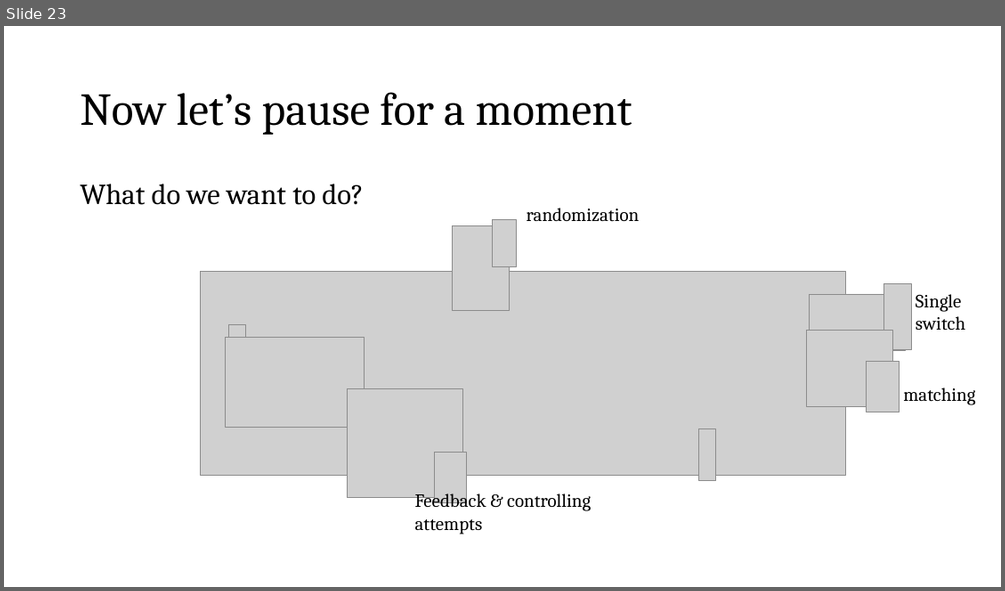
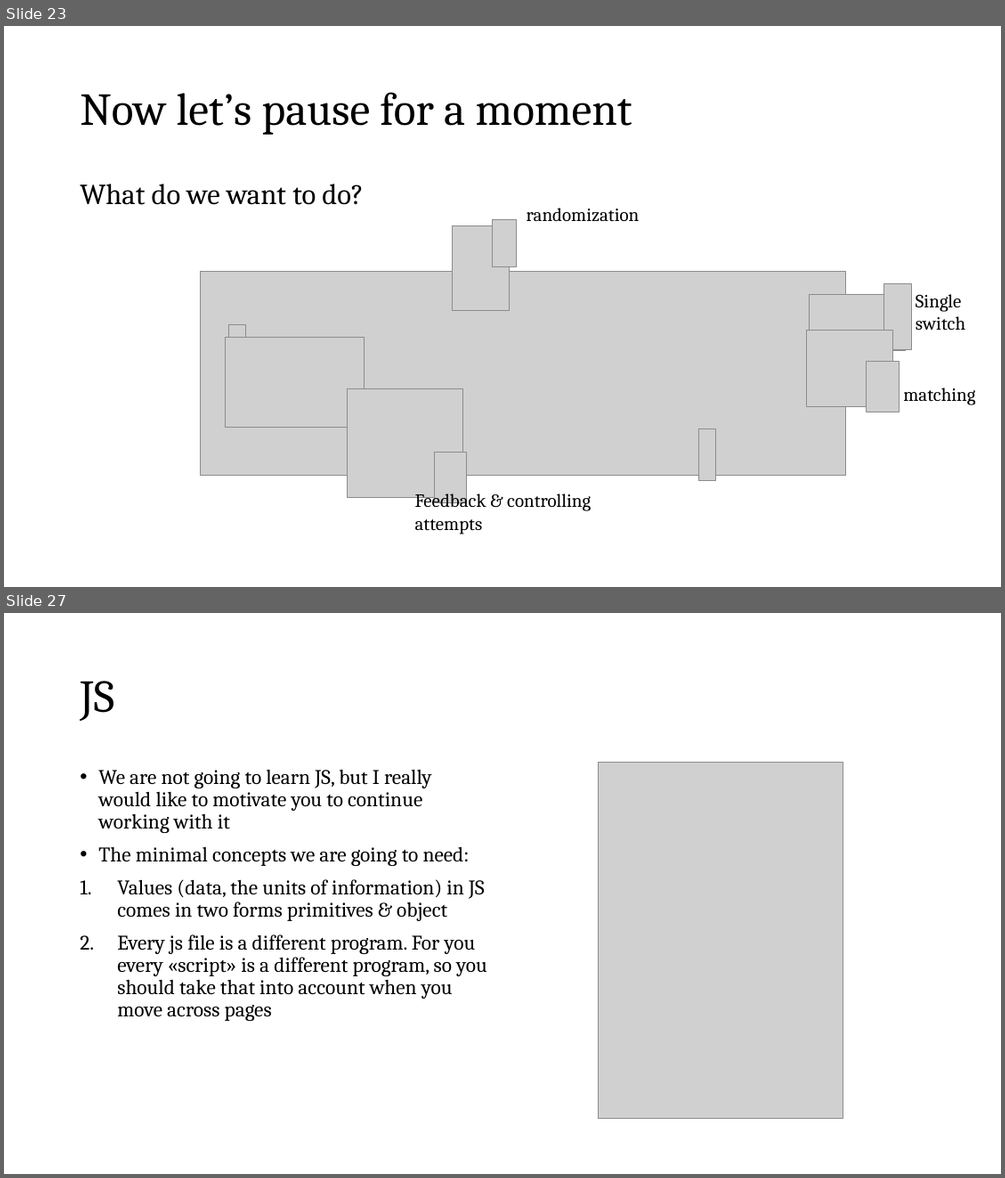
Before and after one commit to fbogliacino/labjsCourse, a slide deck: slides/Slides Labjs.pptx. Shown one above the other, each under a label of ours: slide 23 before the commit, slides 23 and 27 after it; the slides between them are not shown. The pictures are 1005x591 and 1005x1178 pixels, drawn with LibreOffice and Linux fonts; fonts in the diff are those of the drawing; grey boxes stand for pictures. Boxes give left, top, right and bottom in pixels: in the first picture for what was removed or moved away, otherwise in the second. Text is boxed around its words. In the diff, an @@ line names an element or a change of style, - is before the commit and + after.

```diff
--- a/slides/Slides Labjs.pptx
+++ b/slides/Slides Labjs.pptx
@@ slide 27 added at box(4, 613, 1001, 1174), background #FFFFFF @@
@@ title added at box(80, 681, 114, 721), 44 pt, text #000000 @@
+JS
@@ text added at box(98, 769, 487, 1021), 20 pt, text #000000 @@
+• We are not going to learn JS, but I really would like to motivate you to continue working with it
+• The minimal concepts we are going to need:
+1. Values (data, the units of information) in JS comes in two forms primitives & object
+2. Every js file is a different program. For you every «script» is a different program, so you should take that into account when you move across pages
@@ picture added at box(598, 763, 843, 1119) @@
```
Also in this commit, not shown: 4 slides changed, 20 other slides added.
